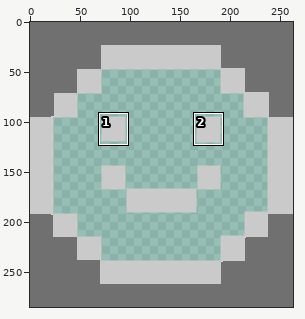
Sprite sheet -- Assets/sprites/carita_vacio.png. The first picture is a wide view before the edit; the outline marks the close-up.
Close-up. The starting point:
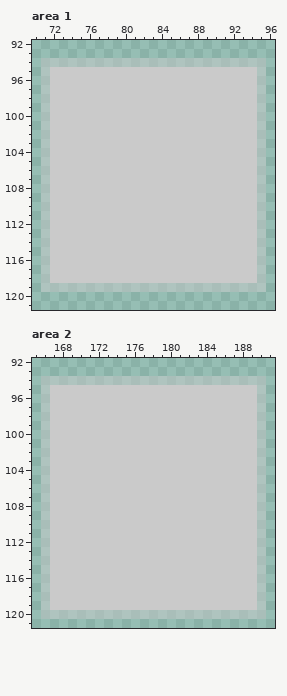
The file is 263x285 pixels. Shown: area 1: x 70..96, y 92..121; area 2: x 165..191, y 92..121. The commit also changed other parts of the picture, which this record leaves out.
Once edited:
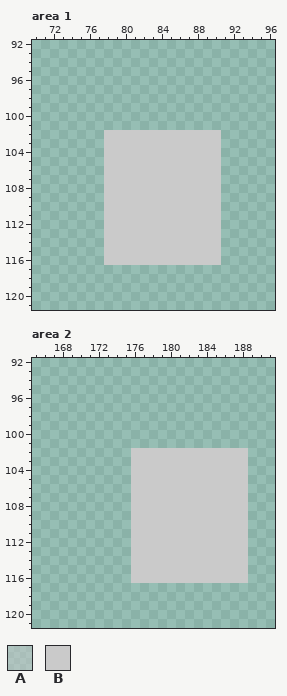
Palette (. is transparent): A #cacaca7d  B #cacaca
From old to new:
Area 1:
y 94: x 71..95 AAAAAAAAAAAAAAAAAAAAAAAAA -> .........................
y 95..101: x 71..95 ABBBBBBBBBBBBBBBBBBBBBBBA -> .........................
y 102..116: x 71..77 ABBBBBB -> .......; x 91..95 BBBBA -> .....
y 117..118: x 71..95 ABBBBBBBBBBBBBBBBBBBBBBBA -> .........................
y 119: x 71..95 AAAAAAAAAAAAAAAAAAAAAAAAA -> .........................
Area 2:
y 94: x 166..190 AAAAAAAAAAAAAAAAAAAAAAAAA -> .........................
y 95..101: x 166..190 ABBBBBBBBBBBBBBBBBBBBBBBA -> .........................
y 102..116: x 166..175 ABBBBBBBBB -> ..........; x 189..190 BA -> ..
y 117..119: x 166..190 ABBBBBBBBBBBBBBBBBBBBBBBA -> .........................
y 120: x 166..190 AAAAAAAAAAAAAAAAAAAAAAAAA -> .........................
Changed places in both close-ups, as pixel boxes (x1, y1, x2, y2):
erased: (41, 58, 266, 292)
erased: (41, 376, 266, 619)
